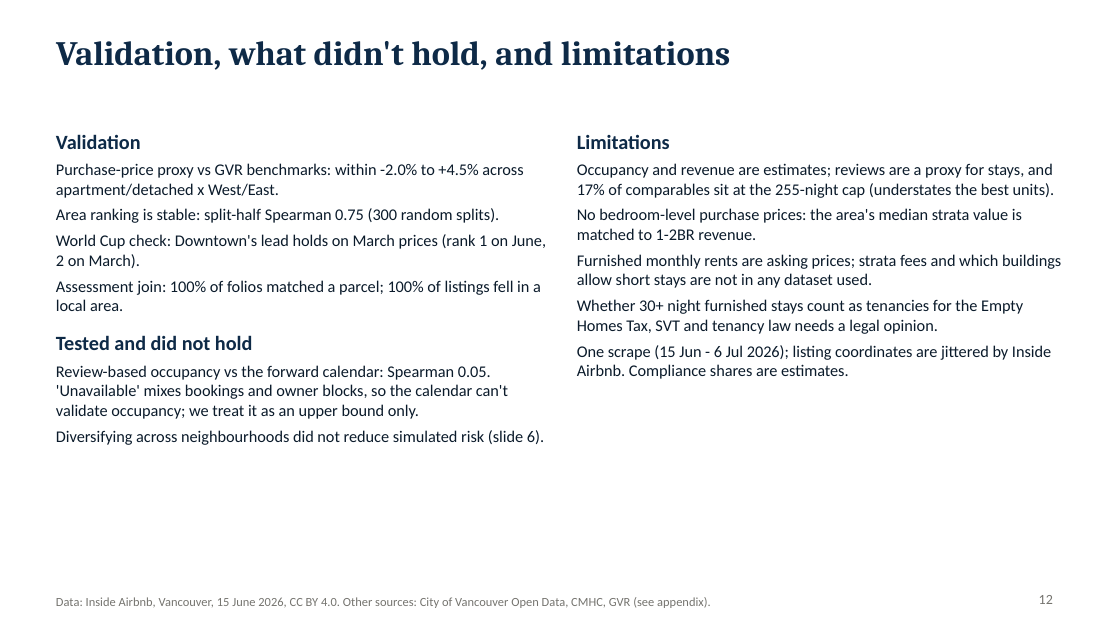
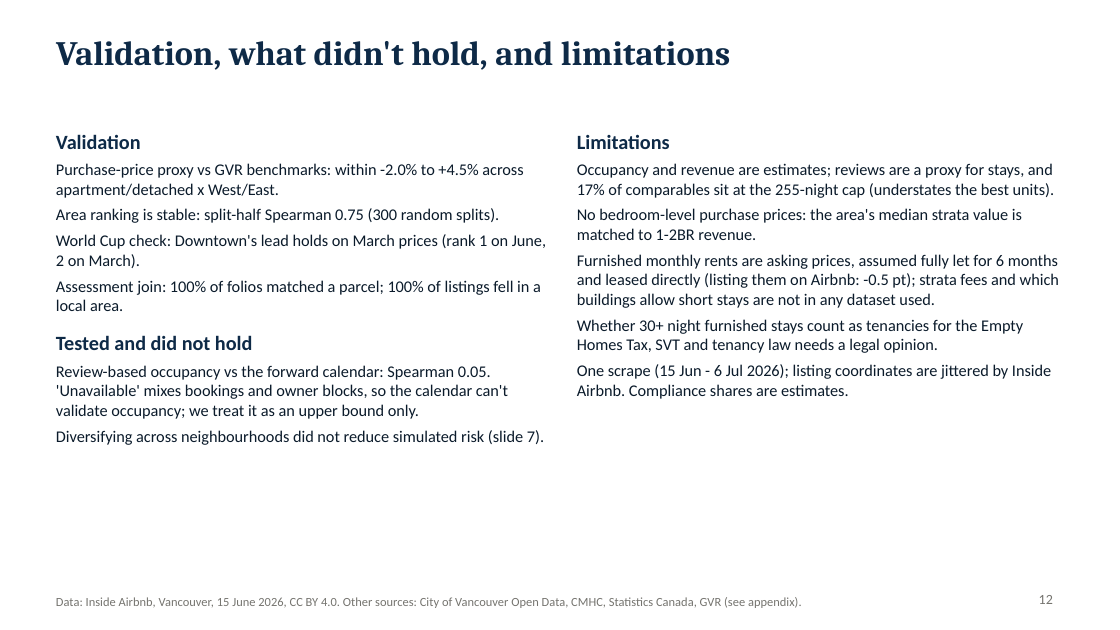
Before and after one commit to alexmdy/datajam2026, a slide deck: slide 12 of deck/DDD_DataJam2026_Pitch.pptx. Drawn at 1120x630 pixels with LibreOffice and Linux fonts; fonts in the diff are those of the drawing. Boxes give left, top, right and bottom in pixels: in the first picture for what was removed or moved away, otherwise in the second. Text is boxed around its words. In the diff, an @@ line names an element or a change of style, - is before the commit and + after.

```diff
--- a/deck/DDD_DataJam2026_Pitch.pptx
+++ b/deck/DDD_DataJam2026_Pitch.pptx
@@ text at (577, 254, 1059, 308): text changed @@
-Furnished monthly rents are asking prices; strata fees and which buildings allow short stays are not in any dataset used.
+Furnished monthly rents are asking prices, assumed fully let for 6 months and leased directly (listing them on Airbnb: -0.5 pt); strata fees and which buildings allow short stays are not in any dataset used.
@@ text at (56, 430, 544, 445): text changed @@
-Diversifying across neighbourhoods did not reduce simulated risk (slide 6).
+Diversifying across neighbourhoods did not reduce simulated risk (slide 7).
@@ text at (56, 597, 802, 608): text changed @@
-Data: Inside Airbnb, Vancouver, 15 June 2026, CC BY 4.0. Other sources: City of Vancouver Open Data, CMHC, GVR (see appendix).
+Data: Inside Airbnb, Vancouver, 15 June 2026, CC BY 4.0. Other sources: City of Vancouver Open Data, CMHC, Statistics Canada, GVR (see appendix).
```
Also in this commit, not shown: 14 other slides changed, 33 other files.
